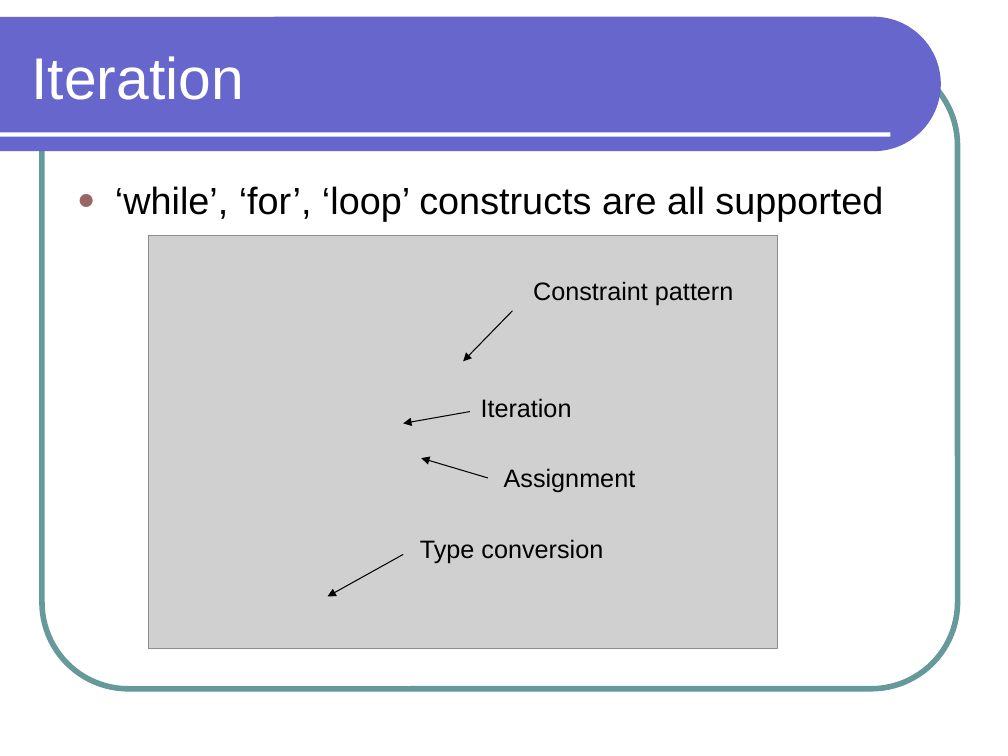
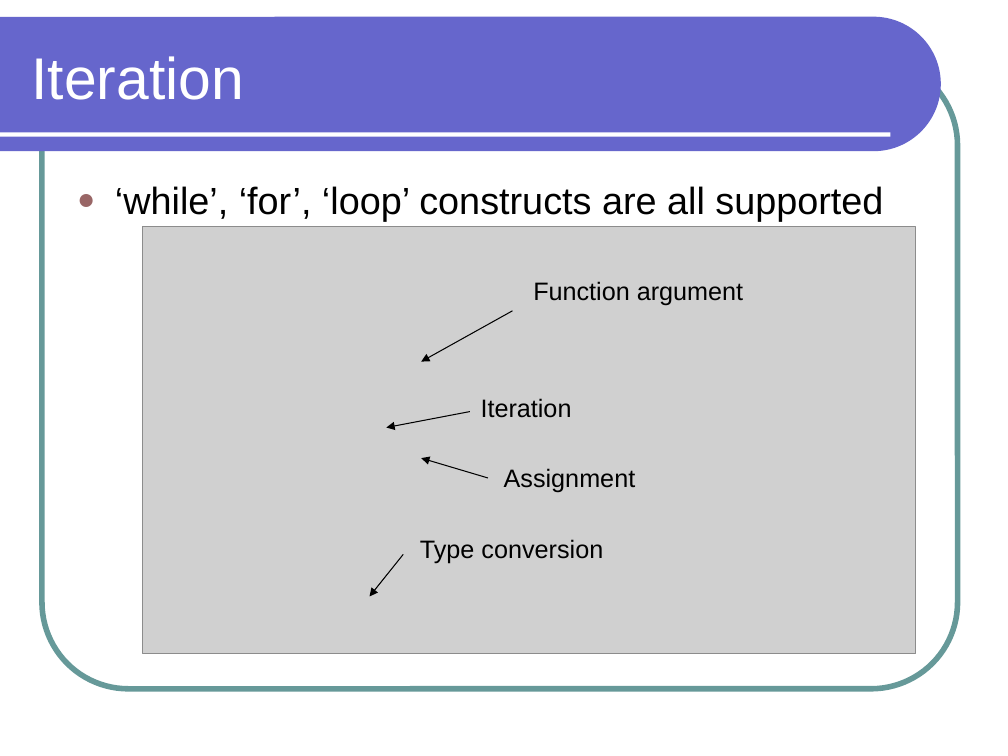
Before and after one commit to lutzhamel/CSC301, a slide deck: slide 2 of notes/csc301-ln002.ppt. Drawn at 1008x756 pixels with LibreOffice and Linux fonts; fonts in the diff are those of the drawing; grey boxes stand for pictures. Boxes give left, top, right and bottom in pixels: in the first picture for what was removed or moved away, otherwise in the second. Text is boxed around its words. In the diff, an @@ line names an element or a change of style, - is before the commit and + after.

```diff
--- a/notes/csc301-ln002.ppt
+++ b/notes/csc301-ln002.ppt
@@ picture: place and size @@
-picture at bbox=[149, 235, 778, 648]
+picture at bbox=[143, 227, 916, 654]
@@ text at bbox=[533, 281, 743, 306]: text changed @@
-Constraint pattern
+Function argument
@@ arrow moved from (512, 310) - (463, 361) to (512, 310) - (421, 362) @@
@@ arrow moved from (470, 411) - (403, 423) to (470, 411) - (386, 427) @@
@@ arrow moved from (403, 554) - (328, 597) to (403, 554) - (370, 597) @@
```
Also in this commit, not shown: 7 other slides changed, 1 slide added, 3 other files.
